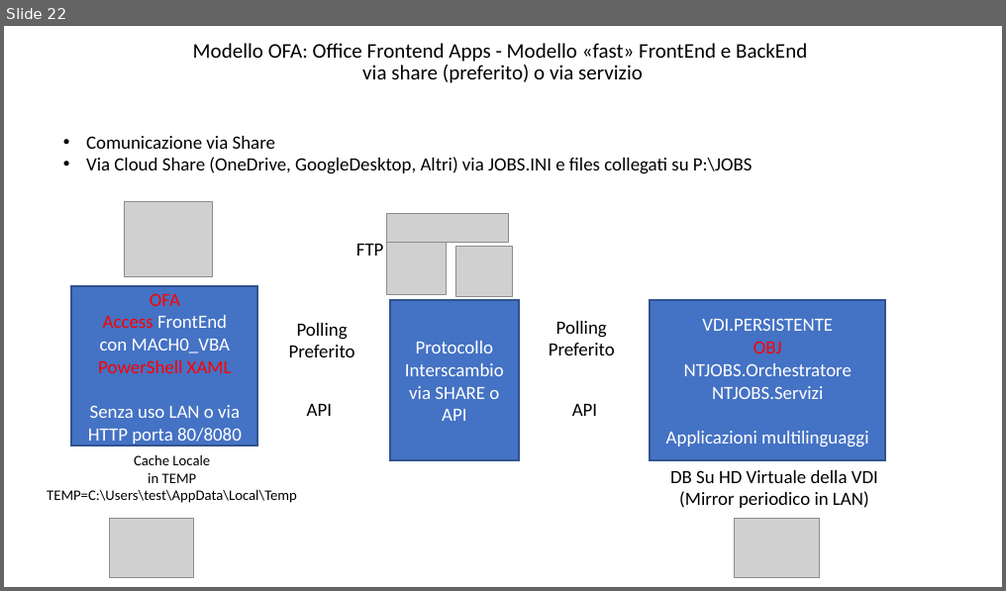
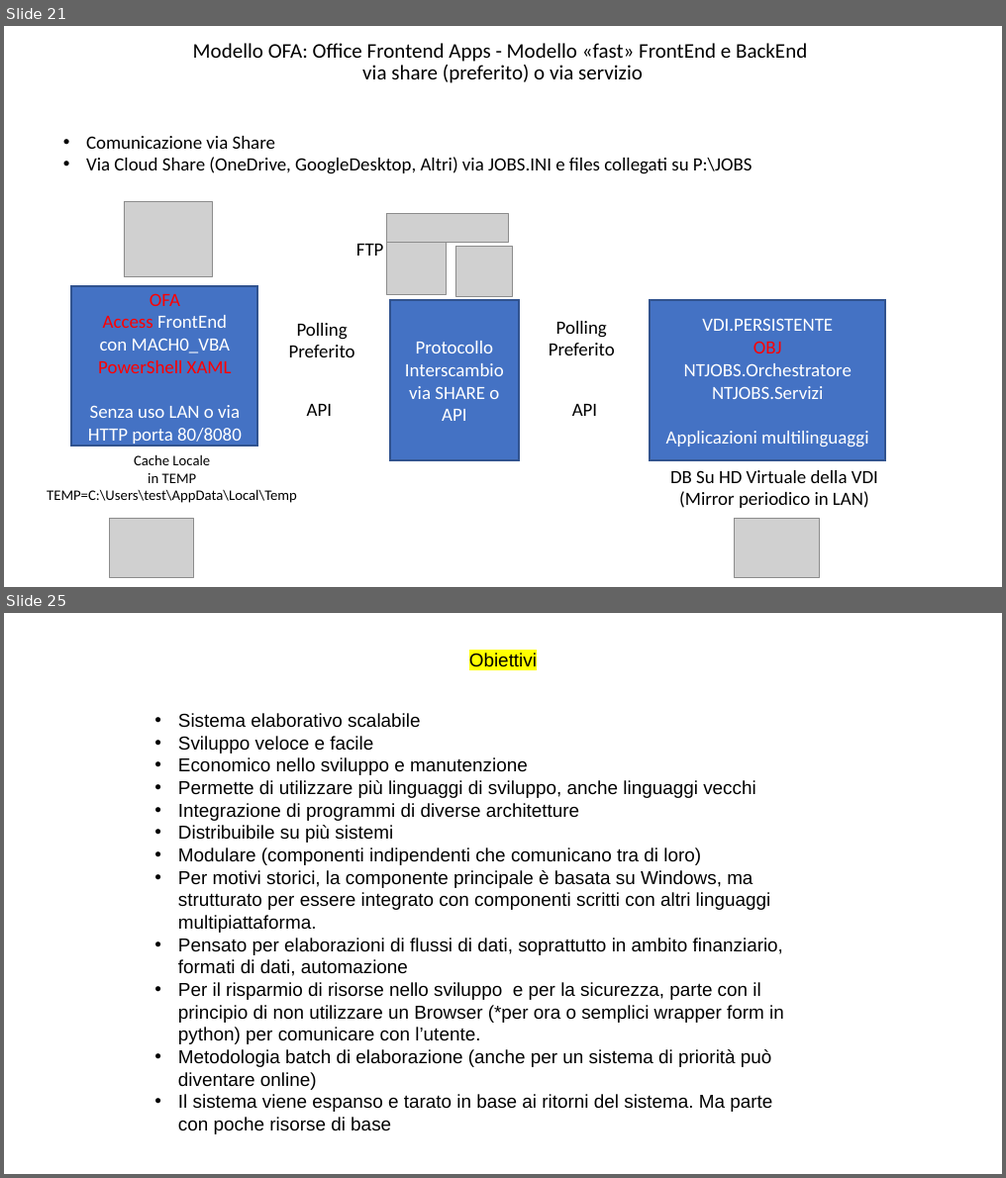
Before and after one commit to ntgcorp/ntJobsOS, a slide deck: ntjobs_white_paper_it.pptx. Shown one above the other, each under a label of ours: slide 22 before the commit, slides 21 and 25 after it; the slides between them are not shown. The pictures are 1006x591 and 1006x1178 pixels, drawn with LibreOffice and Linux fonts; fonts in the diff are those of the drawing; grey boxes stand for pictures. Boxes give left, top, right and bottom in pixels: in the first picture for what was removed or moved away, otherwise in the second. Text is boxed around its words. In the diff, an @@ line names an element or a change of style, - is before the commit and + after.

```diff
--- a/ntjobs_white_paper_it.pptx
+++ b/ntjobs_white_paper_it.pptx
@@ slide 25 added at (4,613,1002,1174), background #FFFFFF @@
@@ text added at (469,653,537,667), 18 pt, text #000000 @@
+Obiettivi
@@ text added at (178,713,784,1135), 18 pt, text #000000 @@
+• Sistema elaborativo scalabile
+• Sviluppo veloce e facile
+• Economico nello sviluppo e manutenzione
+• Permette di utilizzare più linguaggi di sviluppo, anche linguaggi vecchi
+• Integrazione di programmi di diverse architetture
+• Distribuibile su più sistemi
+• Modulare (componenti indipendenti che comunicano tra di loro)
+• Per motivi storici, la componente principale è basata su Windows, ma strutturato per essere integrato con componenti scritti con altri linguaggi multipiattaforma.
+• Pensato per elaborazioni di flussi di dati, soprattutto in ambito finanziario, formati di dati, automazione
+• Per il risparmio di risorse nello sviluppo e per la sicurezza, parte con il principio di non utilizzare un Browser (*per ora o semplici wrapper form in python) per comunicare con l’utente.
+• Metodologia batch di elaborazione (anche per un sistema di priorità può diventare online)
+• Il sistema viene espanso e tarato in base ai ritorni del sistema. Ma parte con poche risorse di base
@@ what was slide 22 is now slide 21 @@
```
Also in this commit, not shown: 12 slides changed, 15 other slides added, 1 slide removed, 8 other files.
